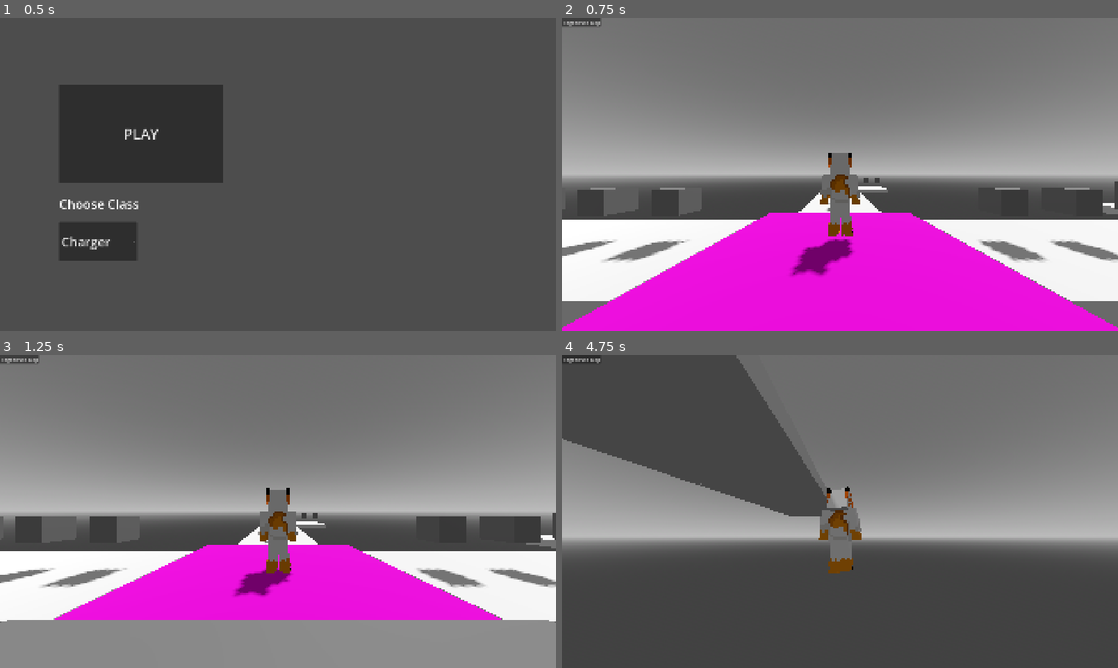
Above: before the commit, frames 1-4 (two rows, left to right).
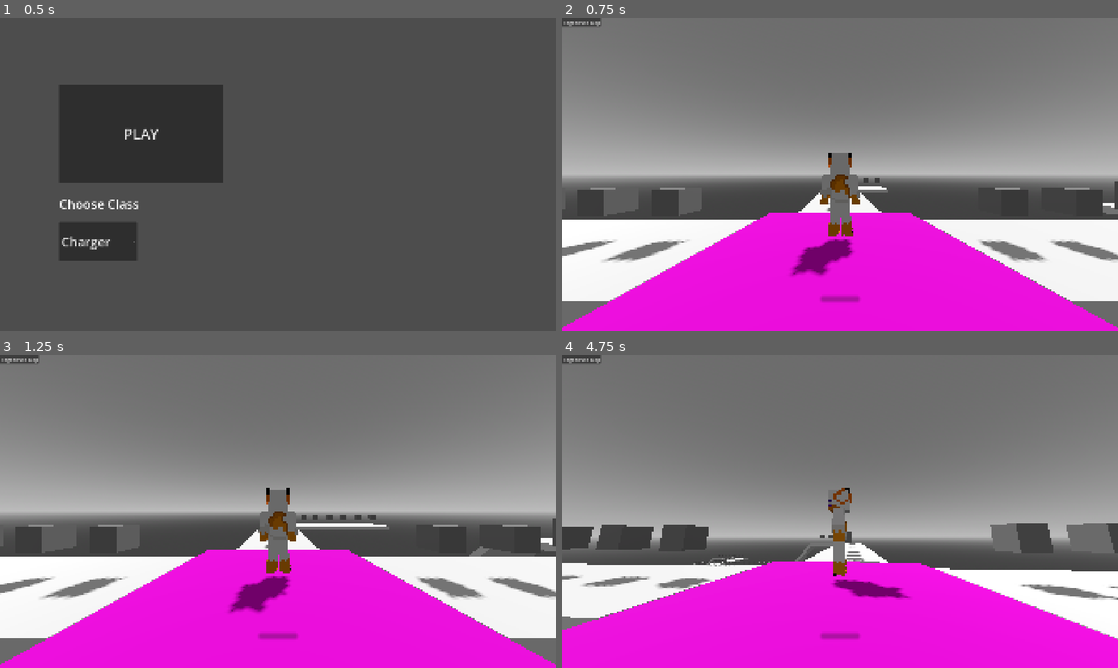
Above: after the commit, the same moments.

Repository: RayTK09/NullscapeFadingWorld
Game: Godot game, scene res://scenes/menu.tscn
The game is run twice, just before and just after one commit, with the same random seed, the same clock (stepped at 60 frames per second) and the same inputs.
Inputs (mouse positions are in pixels of both pictures, inside the frame that each line leads up to):
- Up to frame 1 (0.5 s): no input
- Up to frame 2 (0.75 s): click "PLAY" at 0.5 s
- Up to frame 3 (1.25 s): no input
- Up to frame 4 (4.75 s): click "Regenerate Map" at 1.25 s; tap Enter at 2 s; move the mouse to (962, 495) at 2.02 s; hold D (Right) 2.03-2.78 s; hold E (Ability) 2.03-2.78 s; click (962, 495) at 2.17 s; tap Space (Jump) at 2.27, 3.02, 4.52 s; move the mouse to (728, 527) at 2.77 s; hold S (Backward) 2.78-3.53 s; tap N (unlock Mouse) at 2.85 s; move the mouse to (851, 505) at 3.52 s; hold W (Forward) from 3.53 s (still down); tap Mouse wheel up (zoomIn) at 3.6 s; move the mouse to (834, 517) at 4.27 s; tap Mouse wheel down (zoomOut) at 4.35 s

Frame 1 is identical in both runs. In frame 2, 0.1% of the frame differs, in the area x 46-54%, y 88-91%; in frame 3, 24%; in frame 4, 53%, in the area x 0-100%, y 0-100%.

Commit message:
time to load level reduced

Diff:
--- a/scenes/player.tscn
+++ b/scenes/player.tscn
@@ -49,3 +49,23 @@
 [node name="Ability" type="Timer" parent="." unique_id=1713719182]
 wait_time = 3.0
 one_shot = true
+
+[node name="Control" type="Control" parent="." unique_id=1721666286]
+layout_mode = 3
+anchors_preset = 0
+offset_right = 1920.0
+offset_bottom = 1080.0
+
+[node name="AspectRatioContainer" type="AspectRatioContainer" parent="Control" unique_id=547064543]
+layout_mode = 0
+offset_left = 896.0
+offset_top = 968.0
+offset_right = 1024.0
+offset_bottom = 995.0
+pivot_offset = Vector2(64, 0)
+
+[node name="ProgressBar" type="ProgressBar" parent="Control/AspectRatioContainer" unique_id=514143016]
+layout_mode = 2
+offset_transform_enabled = true
+offset_transform_scale = Vector2(5, 5)
+show_percentage = false
--- a/scripts/global.gd
+++ b/scripts/global.gd
@@ -4,6 +4,6 @@
 @export var playerFov : int = 90
 @export var playerSens : float = 0.01
 @export var playerClass : int = 1
-@export var currentLevel : int = 1
+@export var currentLevel : int = 10
 @export var collectedGifts : int = 0
 @export var chooseClass : int = 0
--- a/scripts/spawn.gd
+++ b/scripts/spawn.gd
@@ -17,7 +17,7 @@
 
 @export var player : player
 
-var tileLimit : int = 3
+var tileLimit : int = 5
 var tileTypes : Array
 var rng = RandomNumberGenerator.new()
 var maxGifts : int = 0
@@ -57,9 +57,21 @@
 
 
 func placeTiles(spawner):
-	var tiles = spawner.get_children()
-	var chooseTile = rng.randi_range(0, tiles.size() - 1)
-	var connectingTile = tiles[chooseTile]
+	var tiles : Array = spawner.get_children()
+	var validTiles : Array
+	for x in tiles.size():
+		var checkTile = tiles[x]
+		for y in checkTile.connectors.size():
+			if !checkTile.connectors[y].isConnected:
+				validTiles.append(tiles[x])
+				break
+	var chooseTile = rng.randi_range(0, validTiles.size() - 1)
+
+	#workaround to valid tiles returning nothing
+	if validTiles == []:
+		tilesSpawned -= 1
+		return
+	var connectingTile = validTiles[chooseTile]
 	var connectorPoint : int
 	for i in connectingTile.connectors.size():
 		if !connectingTile.connectors[i].isConnected:
